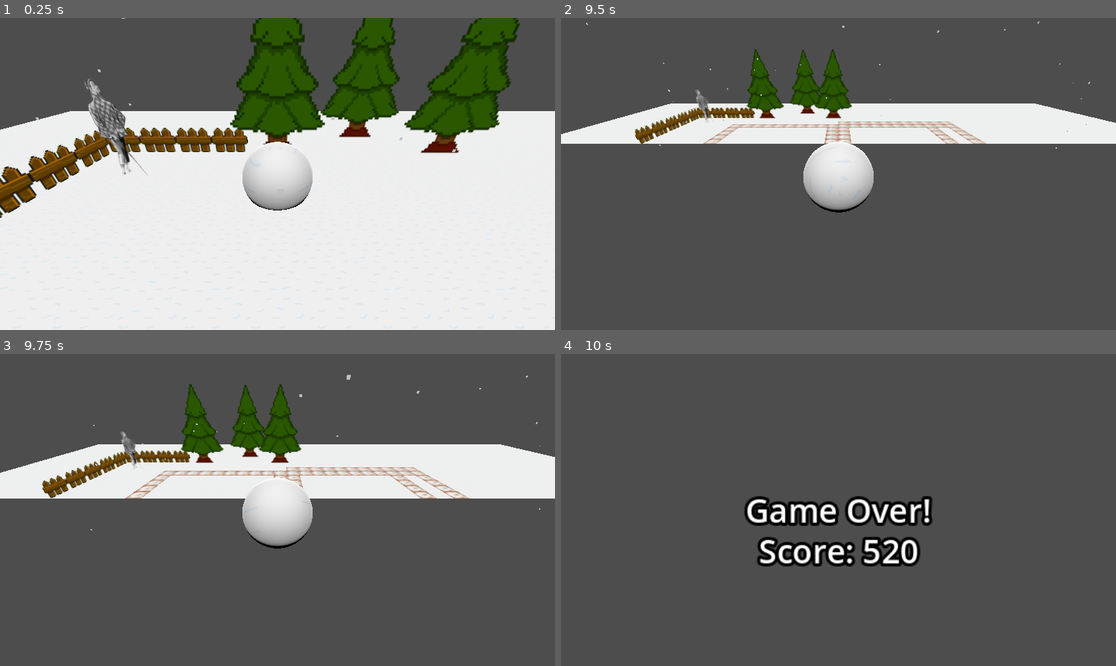
Above: before the commit, frames 1-4 (two rows, left to right).
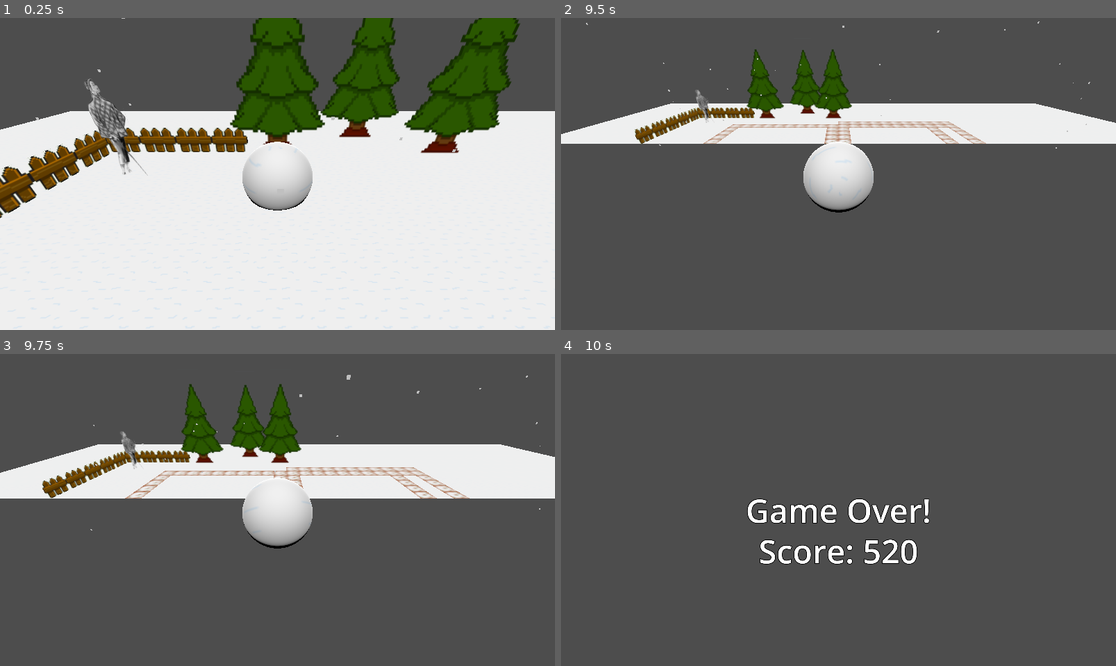
Above: after the commit, the same moments.

Repository: 15mathC/CozyWinterJam2023
Game: Godot game, scene res://main.tscn
Two runs of this game, one before a commit and one after it. Both use one fixed random seed, a clock stepped at 60 frames per second and the inputs below.
Inputs:
- Up to frame 1 (0.25 s): no input
- Up to frame 2 (9.5 s): hold Right (ui_right) 0.53-1.28 s; hold Down (ui_down) 1.28-2.03 s; hold Right (ui_right) 2.03-2.78 s; hold Up (ui_up) 2.78-3.53 s; hold Left (ui_left) 3.53-5.03 s; hold Down (ui_down) 5.03-5.78 s; hold Right (ui_right) 5.78-6.53 s; hold Up (ui_up) 6.53-7.28 s; hold Right (ui_right) 7.28-8.03 s; hold Down (ui_down) 8.03-8.78 s; hold Left (ui_left) from 8.78 s (still down)
- Up to frame 3 (9.75 s): release Left (ui_left) at 9.53 s; hold Up (ui_up) from 9.53 s (still down)
- Up to frame 4 (10 s): keep holding Up (ui_up)

Frames 1-3 are identical in both runs. In frame 4, 3.4% of the frame differs, in the area x 33-67%, y 45-69%.

Commit message:
minor updates to end game screen

Diff:
--- a/game/end_game_screen.tscn
+++ b/game/end_game_screen.tscn
@@ -6,12 +6,16 @@
 script = ExtResource("1_sa6du")
 
 [node name="Game Over" type="Label3D" parent="."]
+pixel_size = 0.001
 text = "Game Over!
 "
+font_size = 160
 
 [node name="Score Text" type="Label3D" parent="."]
 transform = Transform3D(1, 0, 0, 0, 1, 0, 0, 0, 1, 0, -0.2, 0)
+pixel_size = 0.001
 text = "Score: 1234"
+font_size = 160
 
 [node name="Camera3D" type="Camera3D" parent="."]
 transform = Transform3D(1, 0, 0, 0, 1, 0, 0, 0, 1, 0, 0, 1)
